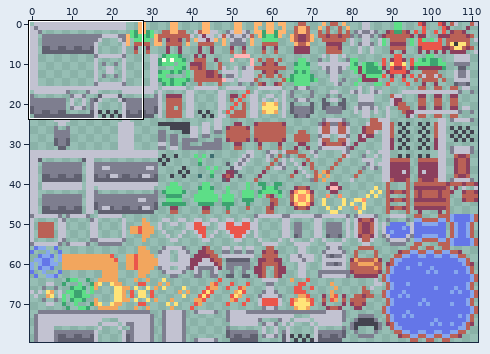
One commit to this sprite sheet: assets/graphics/entities.png. The picture above shows the old version from afar; the outline marks the close-up.
Close-up. As it was:
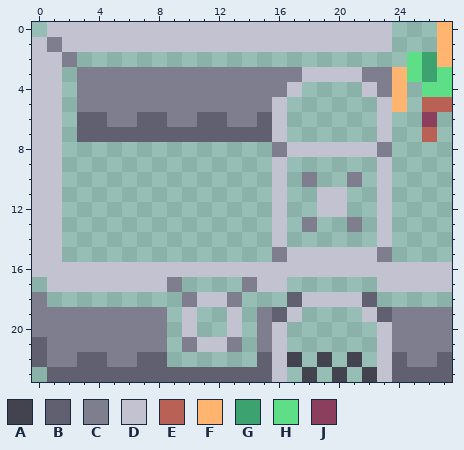
The file is 112x80 pixels. Shown: x 0..27, y 0..23.
Palette (. is transparent): A #43434f  B #606070  C #7e7e8f  D #c2c2d1  E #ba6156  F #ffb570  G #3ca370  H #5dde87  J #8c3f5d
Pixels before, first column x 0:
 0 .DDDDDDDDDDDDDDDDDDDDDDD...F
 1 DCDDDDDDDDDDDDDDDDDDDDDD...F
 2 DDC......................HGF
 3 DD.CCCCCCCCCCCCCCCDDDDCCFHGH
 4 DD.CCCCCCCCCCCCCCD....DCF.HH
 5 DD.CCCCCCCCCCCCCD......DF.EE
 6 DD.BBCCBBCCBBCCBD......D..J.
 7 DD.BBBBBBBBBBBBBD......D..E.
 8 DD..............CDDDDDDC....
 9 DD..............D......D....
10 DD..............D.C..C.D....
11 DD..............D..DD..D....
12 DD..............D..DD..D....
13 DD..............D.C..C.D....
14 DD..............D......D....
15 DD..............CDDDDDDC....
16 DDDDDDDDDDDDDDDDDDDDDDDDDDDD
17 .DDDDDDDDC....CDD......DDDDD
18 C.........CDDC...BDDDDB.....
19 CCCCCCCCC.D..D.CBD....DBCCCC
20 CCCCCCCCC.D..D.CD......DCCCC
21 BCCCCCCCC.CDDC.CD......DCCCC
22 BCCBBCCBB......BDA.A.A.DBCCB
23 .BBBBBBBBBBBBBBBD.A.A.ADBBBB
The result:
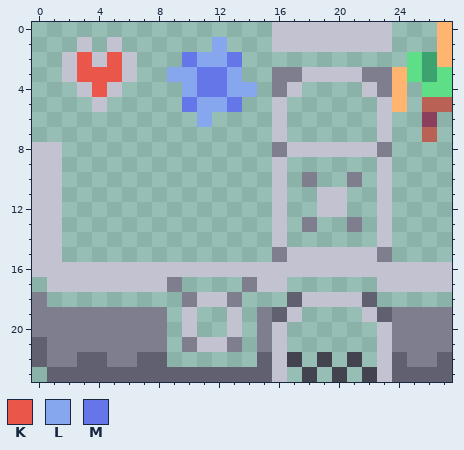
Colours new in this view: K #eb564b  L #86a7ed  M #6476e8
The edit:
y 0: x 1..15 DDDDDDDDDDDDDDD -> ...............
y 1: x 0..2 DCD -> ...; x 4 D -> .; x 6..15 DDDDDDDDDD -> ......L...
y 2: x 0..6 DDC.... -> ..DKDKD; x 10..13 .... -> MLLM
y 3: x 0..15 DD.CCCCCCCCCCCCC -> ..DKKKD..LLMML..
y 4: x 0..1 DD -> ..; x 3..15 CCCCCCCCCCCCC -> DKD....LMMLL.
y 5: x 0..1 DD -> ..; x 3..15 CCCCCCCCCCCCC -> .D.....MLLM..
y 6: x 0..1 DD -> ..; x 3..15 BBCCBBCCBBCCB -> ........L....
y 7: x 0..1 DD -> ..; x 3..15 BBBBBBBBBBBBB -> .............
Boxes around the changes in both close-ups, in picture pixels (x1, y1, x2, y2):
changed: (32, 22, 272, 142)
